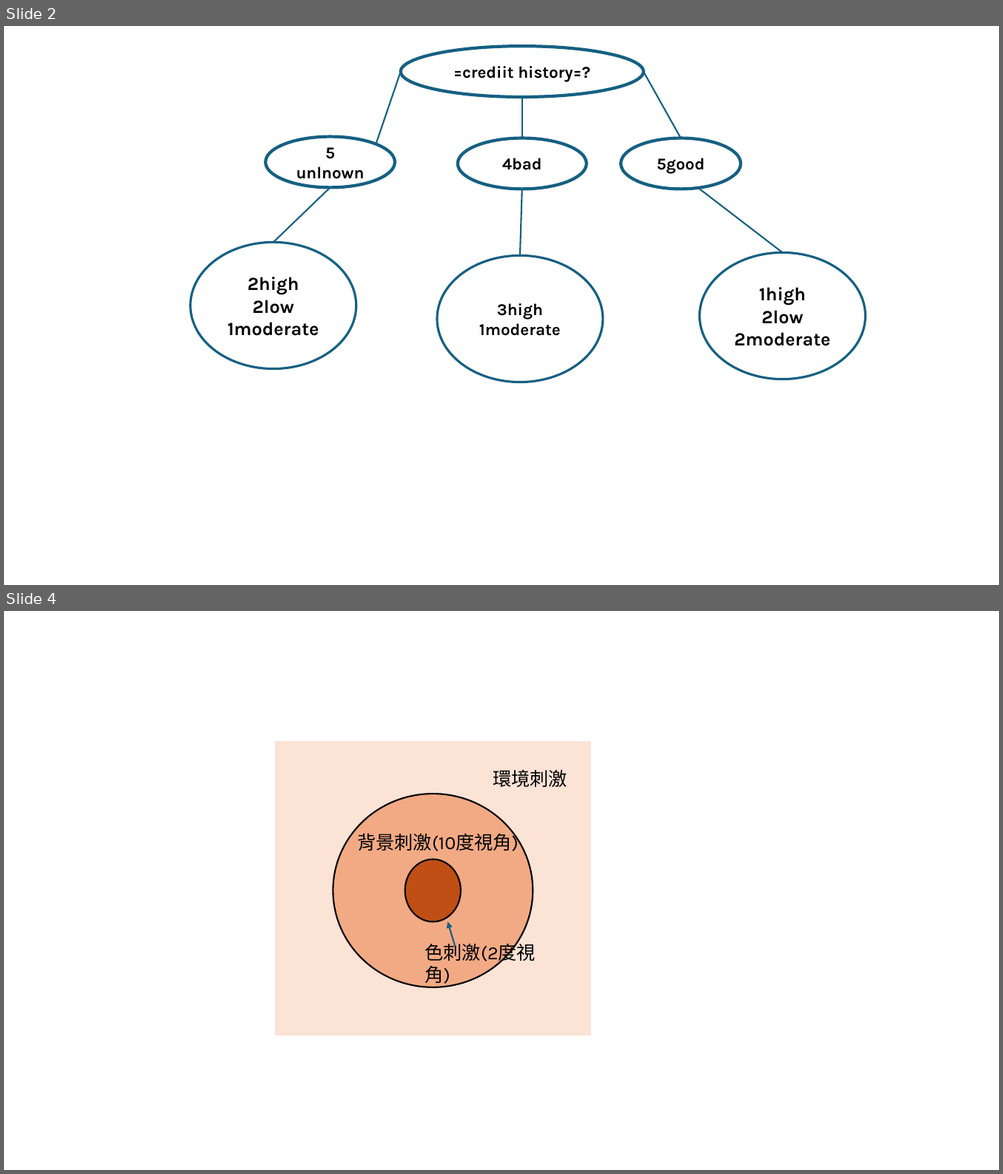
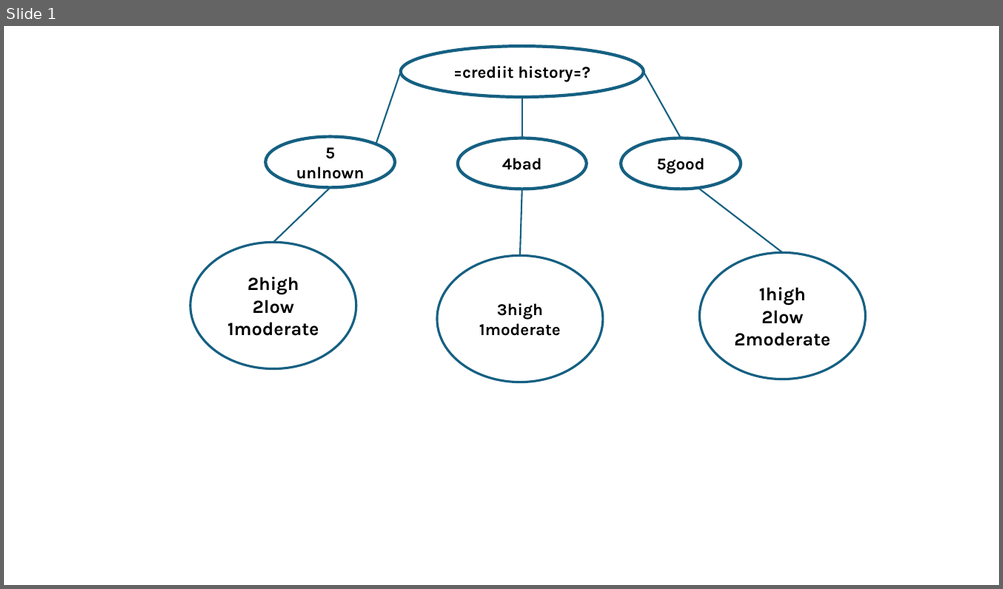
Before and after one commit to carina419/NTUST, a slide deck: 人工智慧與商業應用ppt製圖.pptx. Shown one above the other, each under a label of ours: slides 2 and 4 before the commit, slide 1 after it; the slides between them are not shown. The pictures are 1003x1174 and 1003x589 pixels, drawn with LibreOffice and Linux fonts; fonts in the diff are those of the drawing. Boxes give left, top, right and bottom in pixels: in the first picture for what was removed or moved away, otherwise in the second. Text is boxed around its words. In the diff, an @@ line names an element or a change of style, - is before the commit and + after.

```diff
--- a/人工智慧與商業應用ppt製圖.pptx
+++ b/人工智慧與商業應用ppt製圖.pptx
@@ slide 4 removed at [4,611,999,1170], background #FFFFFF @@
@@ group removed at [273,740,592,1037]: 3 texts, 2 ellipses, 1 rectangle, 1 arrow @@
-環境刺激
-色刺激(2度視角)
-背景刺激(10度視角)
@@ what was slide 2 is now slide 1 @@
```
Also in this commit, not shown: 2 other slides removed, 8 other files.
